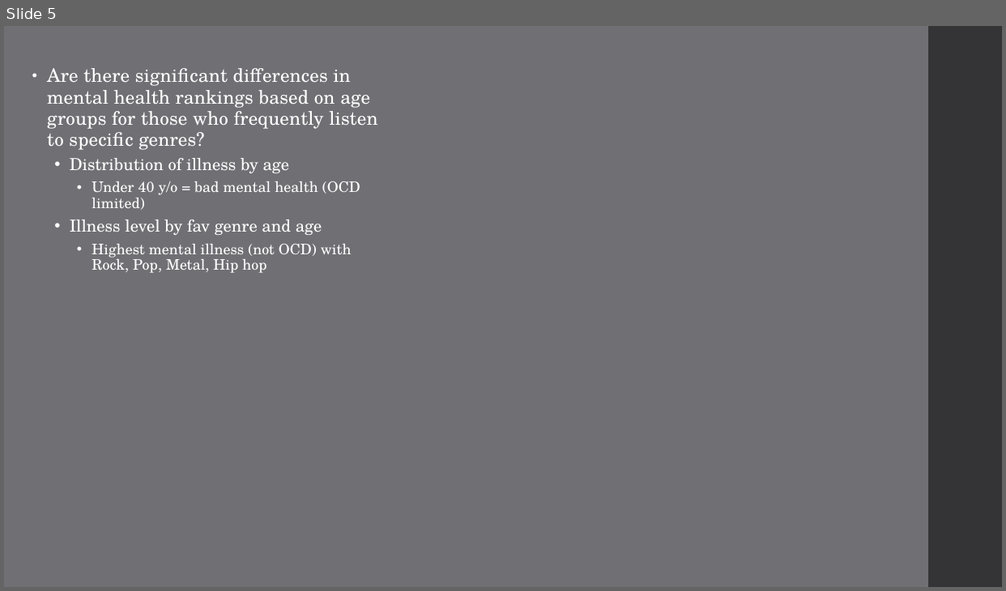
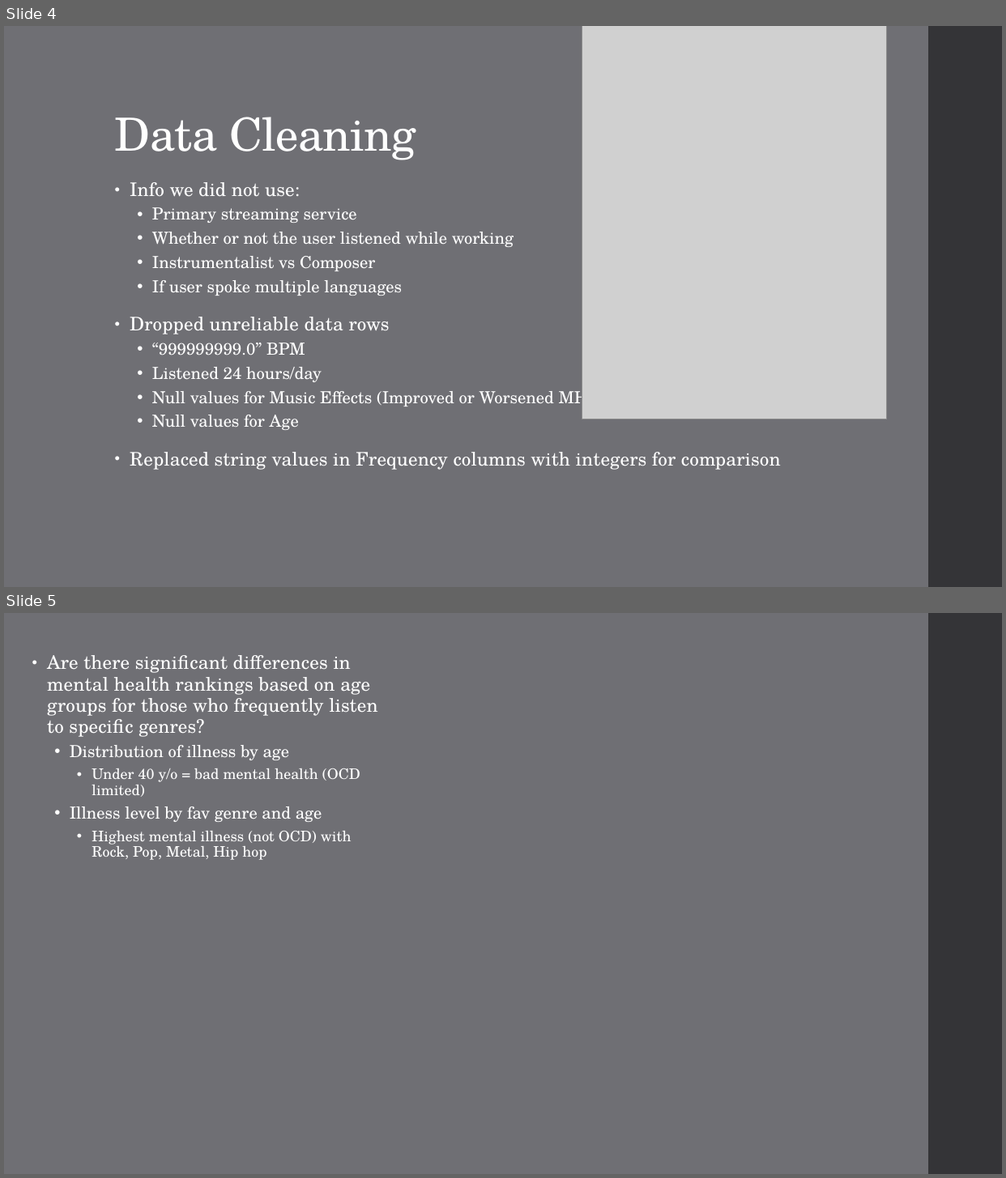
Before and after one commit to TheWizler/project1_group_10, a slide deck: Sarah's_work/Project 1 Presentation.pptx. Shown one above the other, each under a label of ours: slide 5 before the commit, slides 4 and 5 after it. The pictures are 1006x591 and 1006x1178 pixels, drawn with LibreOffice and Linux fonts; fonts in the diff are those of the drawing; grey boxes stand for pictures. Boxes give left, top, right and bottom in pixels: in the first picture for what was removed or moved away, otherwise in the second. Text is boxed around its words. In the diff, an @@ line names an element or a change of style, - is before the commit and + after.

```diff
--- a/Sarah's_work/Project 1 Presentation.pptx
+++ b/Sarah's_work/Project 1 Presentation.pptx
@@ slide 4 added at (4, 26, 1002, 587), background #6F6F74; not listed: 1 template element that a slide beside it also shows @@
@@ picture added at (582, 26, 887, 419) @@
@@ title added at (115, 117, 416, 160), 44 pt, text #FFFFFF @@
+Data Cleaning
@@ text added at (130, 182, 781, 470), 16 pt, text #FFFFFF @@
+• Info we did not use:
+  • Primary streaming service
+  • Whether or not the user listened while working
+  • Instrumentalist vs Composer
+  • If user spoke multiple languages
+• Dropped unreliable data rows
+  • “999999999.0” BPM
+  • Listened 24 hours/day
+  • Null values for Music Effects (Improved or Worsened MH)
+  • Null values for Age
+• Replaced string values in Frequency columns with integers for comparison
```
Also in this commit, not shown: 6 slides changed, 2 other slides added, 1 slide removed, 24 other files.
